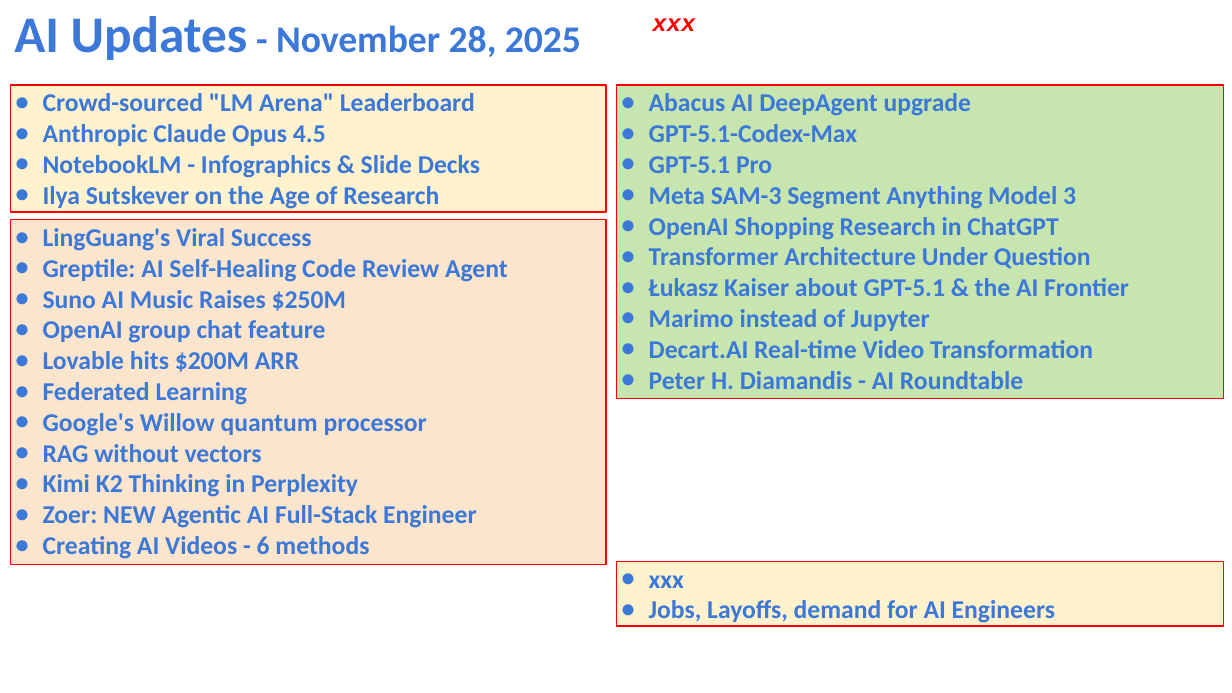
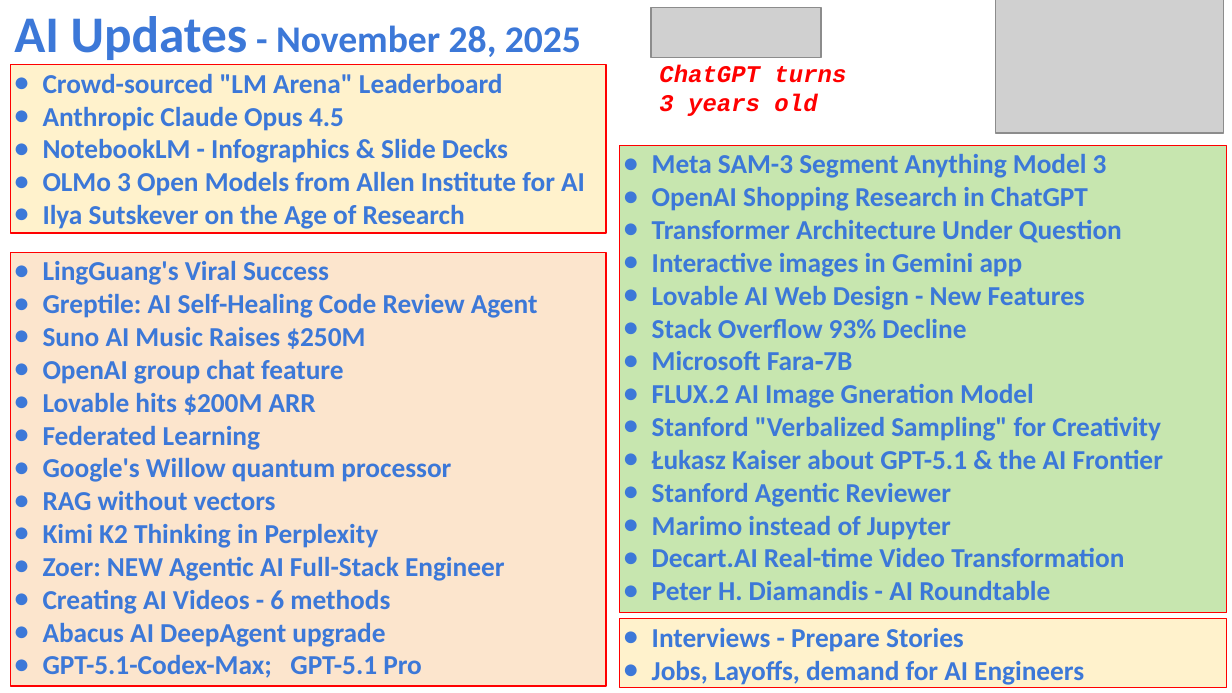
Before and after one commit to lselector/seminar, a slide deck: slide 1 of 2025/2025-11-28-AI-Updates.pptx. Drawn at 1232x693 pixels with LibreOffice and Linux fonts; fonts in the diff are those of the drawing; grey boxes stand for pictures. Boxes give left, top, right and bottom in pixels: in the first picture for what was removed or moved away, otherwise in the second. Text is boxed around its words. In the diff, an @@ line names an element or a change of style, - is before the commit and + after.

```diff
--- a/2025/2025-11-28-AI-Updates.pptx
+++ b/2025/2025-11-28-AI-Updates.pptx
@@ picture added at (650, 7, 821, 57) @@
@@ text removed at (652, 18, 695, 31) @@
-xxx
@@ picture added at (995, 0, 1223, 133) @@
@@ rectangle "Crowd-sourced "LM Arena" Leaderboard": place and size @@
-rectangle "Crowd-sourced "LM Arena" Leaderboard" at (11, 85, 606, 212)
+rectangle "Crowd-sourced "LM Arena" Leaderboard" at (11, 65, 606, 234)
@@ text in rectangle at (43, 74, 508, 229): size 15 to 16 pt in "Crowd-sourced "LM Arena" Leaderboard", "Anthropic Claude Opus 4.5", "NotebookLM - Infographics & Slide Decks", "Ilya Sutskever on the Age of Research"; indent changed @@
@@ text added at (659, 65, 846, 116), 14 pt, text #FF0000, bold, italic @@
+ChatGPT turns 3 years old
@@ text in rectangle at (649, 93, 972, 173): paragraphs removed @@
-● Abacus AI DeepAgent upgrade
-● GPT-5.1-Codex-Max
-● GPT-5.1 Pro
@@ rectangle "Meta SAM-3 Segment Anything Model ...": place and size @@
-rectangle "Meta SAM-3 Segment Anything Model ..." at (617, 85, 1223, 399)
+rectangle "Meta SAM-3 Segment Anything Model ..." at (620, 145, 1226, 612)
@@ text in rectangle at (43, 172, 585, 196): paragraph added @@
+● OLMo 3 Open Models from Allen Institute for AI
@@ text in rectangle at (652, 154, 1163, 600): size 15 to 16 pt in "Meta SAM-3 Segment Anything Model 3", "OpenAI Shopping Research in ChatGPT", "Transformer Architecture Under Question", "Łukasz Kaiser about GPT-5.1 & the AI ..." and 3 more places; indent changed @@
@@ rectangle "LingGuang's Viral Success": place and size @@
-rectangle "LingGuang's Viral Success" at (11, 219, 606, 564)
+rectangle "LingGuang's Viral Success" at (11, 253, 606, 686)
@@ text in rectangle at (43, 261, 538, 614): size 15 to 16 pt in "LingGuang's Viral Success", "Greptile: AI Self-Healing Code Review Agent", "Suno AI Music Raises $250M", "OpenAI group chat feature" and 7 more places; indent changed @@
@@ text in rectangle at (652, 253, 1161, 441): paragraphs added @@
+● Interactive images in Gemini app
+● Lovable AI Web Design - New Features
+● Stack Overflow 93% Decline
+● Microsoft Fara‑7B
+● FLUX.2 AI Image Gneration Model
+● Stanford "Verbalized Sampling" for Creativity
@@ text in rectangle at (652, 483, 951, 507): paragraph added @@
+● Stanford Agentic Reviewer
@@ text in rectangle at (43, 623, 422, 678): paragraphs added @@
+● Abacus AI DeepAgent upgrade
+● GPT-5.1-Codex-Max; GPT-5.1 Pro
@@ rectangle "Interviews - Prepare Stories": place and size @@
-rectangle "Interviews - Prepare Stories" at (617, 562, 1223, 627)
+rectangle "Interviews - Prepare Stories" at (620, 618, 1226, 687)
@@ text in rectangle at (652, 628, 964, 652): text changed; size 15 to 16 pt @@
-● xxx
+● Interviews - Prepare Stories
@@ text in rectangle at (652, 661, 1084, 685): size 15 to 16 pt in "Jobs, Layoffs, demand for AI Engineers"; indent changed @@
```
Also in this commit, not shown: 4 other slides changed, 4 slides added.
